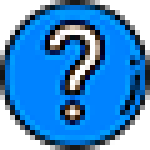
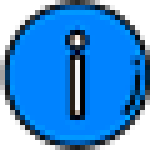
Layers edited between the first and the second w=150, h=150 image:
added layer "Info" above "Warning" over [0, 0, 150, 150]
hid "Question" over [0, 0, 150, 150]
